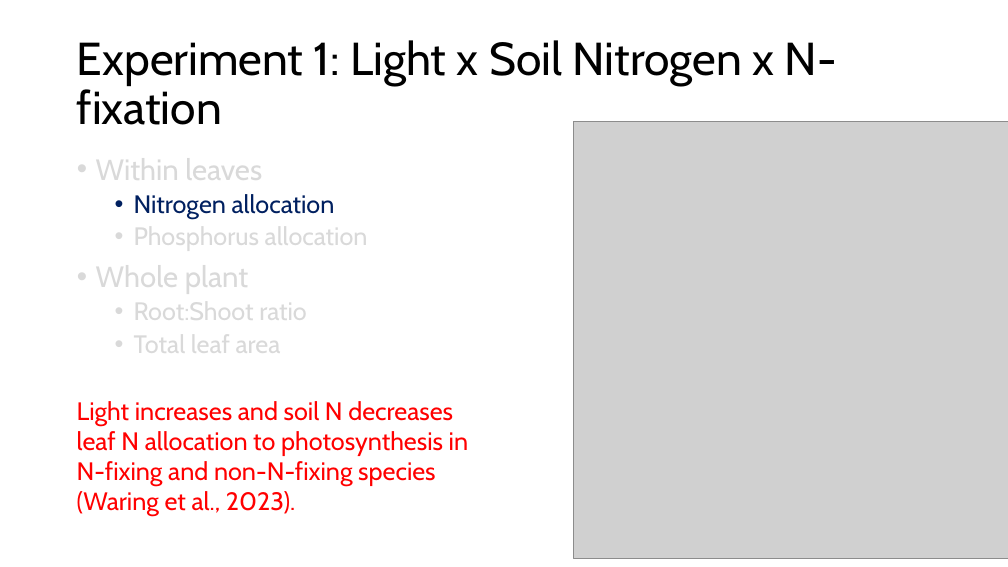
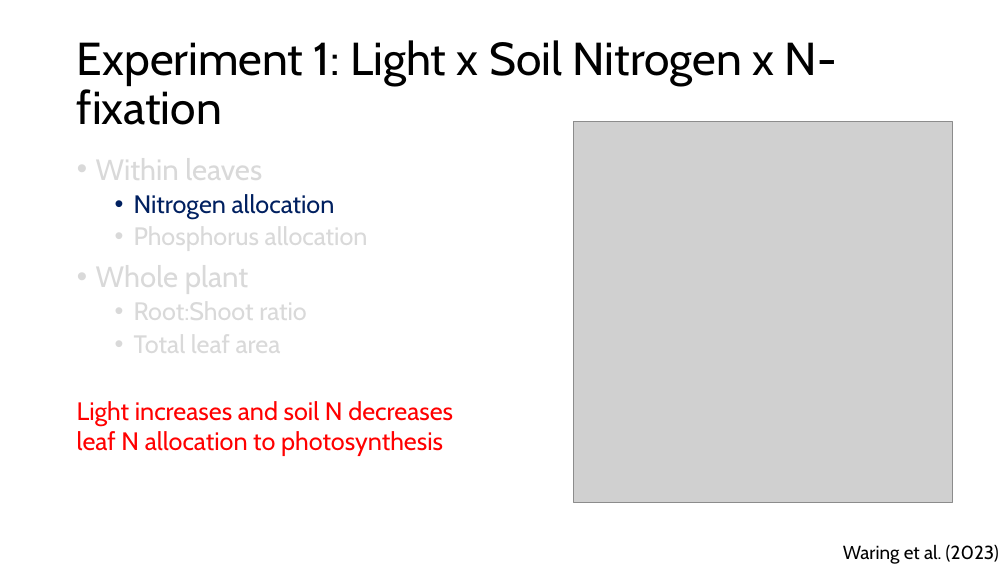
Before and after one commit to SmithEcophysLab/seminar, a slide deck: slide 9 of 2026_lemontree_allocation/src/lt_science_allocation_smith.pptx (slide 11 before the commit). Drawn at 1008x567 pixels with LibreOffice and Linux fonts; fonts in the diff are those of the drawing; grey boxes stand for pictures. Boxes give left, top, right and bottom in pixels: in the first picture for what was removed or moved away, otherwise in the second. Text is boxed around its words. In the diff, an @@ line names an element or a change of style, - is before the commit and + after.

```diff
--- a/2026_lemontree_allocation/src/lt_science_allocation_smith.pptx
+++ b/2026_lemontree_allocation/src/lt_science_allocation_smith.pptx
@@ picture: place and size @@
-picture at box(573, 122, 1008, 558)
+picture at box(573, 122, 952, 502)
@@ text at box(77, 401, 453, 456): text changed @@
-Light increases and soil N decreases leaf N allocation to photosynthesis in N-fixing and non-N-fixing species (Waring et al., 2023).
+Light increases and soil N decreases leaf N allocation to photosynthesis
@@ text added at box(843, 545, 999, 564), 18 pt, text #000000 @@
+Waring et al. (2023)
```
Also in this commit, not shown: 12 other slides changed.
